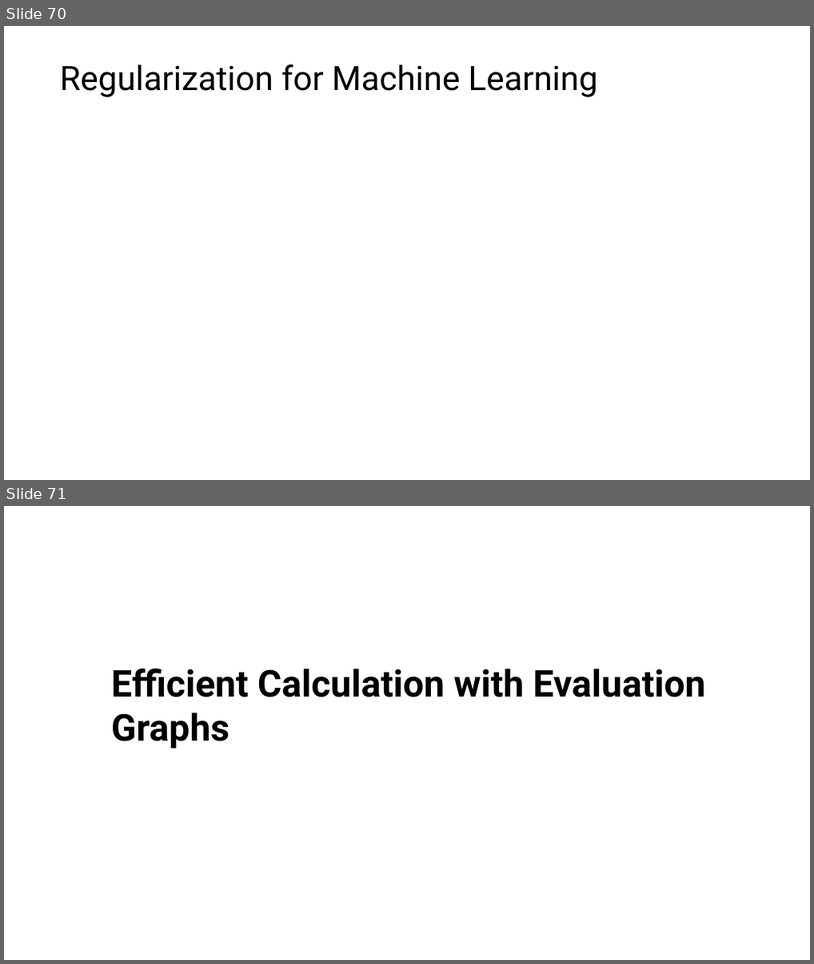
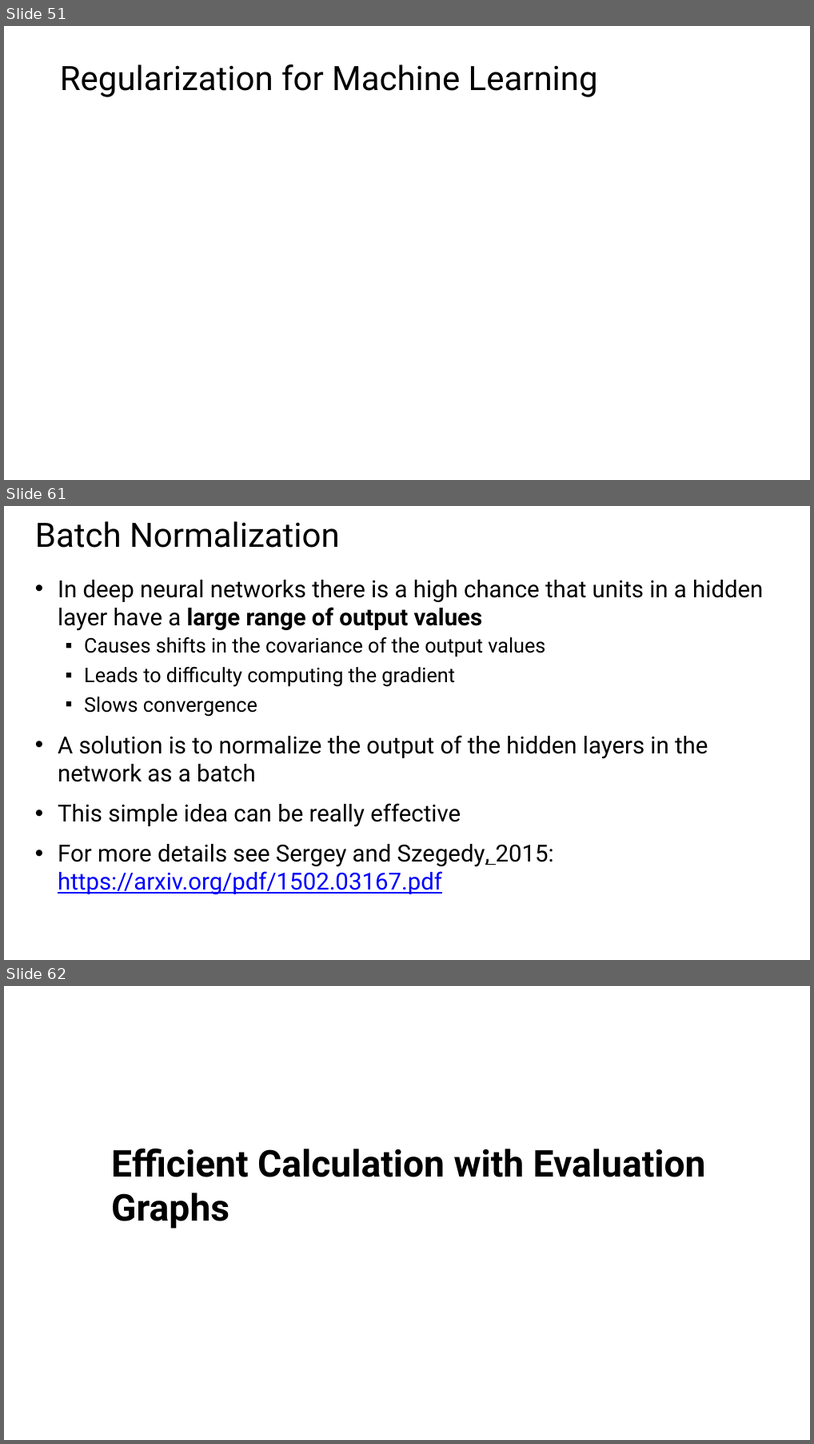
Before and after one commit to StephenElston/CSCI-E25, a slide deck: Slides/5_BuildingBlocksOfDeepLearning.pptx. Shown one above the other, each under a label of ours: slides 70 and 71 before the commit, slides 51, 61 and 62 after it; the slides between them are not shown. The pictures are 814x964 and 814x1444 pixels, drawn with LibreOffice and Linux fonts; fonts in the diff are those of the drawing; grey boxes stand for pictures. Boxes give left, top, right and bottom in pixels: in the first picture for what was removed or moved away, otherwise in the second. Text is boxed around its words. In the diff, an @@ line names an element or a change of style, - is before the commit and + after.

```diff
--- a/Slides/5_BuildingBlocksOfDeepLearning.pptx
+++ b/Slides/5_BuildingBlocksOfDeepLearning.pptx
@@ slide 61 added at <box>4,506,810,960</box>, background #FFFFFF @@
@@ title added at <box>35,521,340,548</box>, 40 pt, text #000000 @@
+Batch Normalization
@@ text added at <box>58,580,763,894</box>, 28 pt, text #000000 @@
+• In deep neural networks there is a high chance that units in a hidden layer have a large range of output values
+  ▪ Causes shifts in the covariance of the output values
+  ▪ Leads to difficulty computing the gradient
+  ▪ Slows convergence
+• A solution is to normalize the output of the hidden layers in the network as a batch
+• This simple idea can be really effective
+• For more details see Sergey and Szegedy, 2015: https://arxiv.org/pdf/1502.03167.pdf
@@ what was slide 70 is now slide 51 @@
@@ what was slide 71 is now slide 62 @@
```
Also in this commit, not shown: 1 slide changed, 10 other slides added, 20 slides removed.
